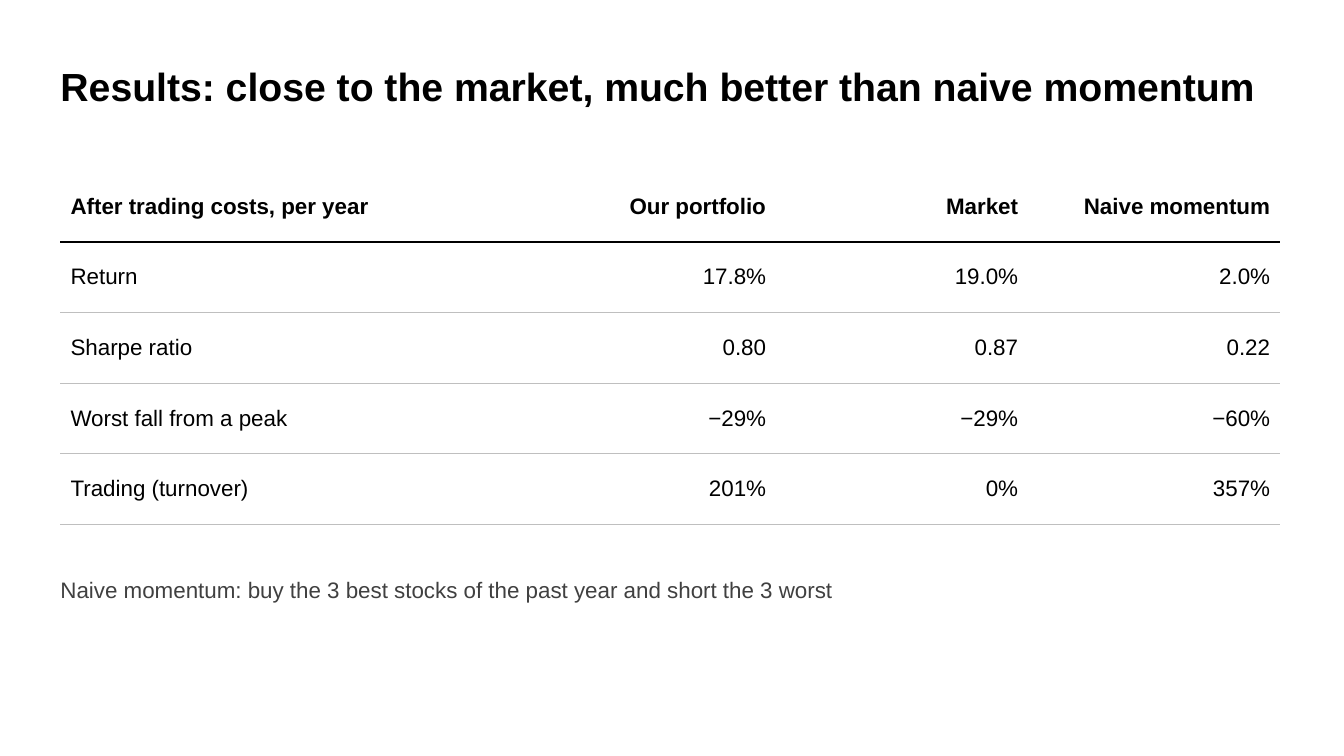
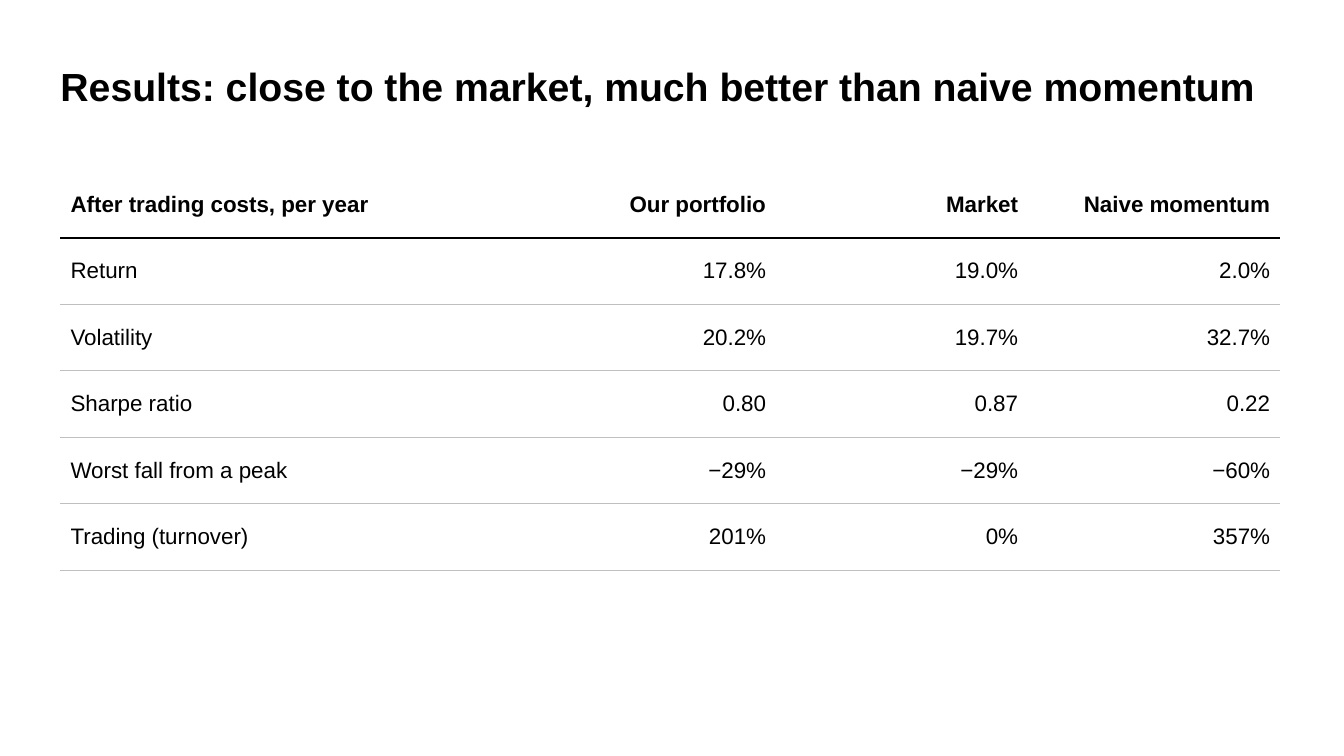
Before and after one commit to mateopreve-dev/quant-finance-project, a slide deck: slide 5 of slides/Project4_MomentumBL.pptx (slide 4 before the commit). Drawn at 1344x756 pixels with LibreOffice and Linux fonts; fonts in the diff are those of the drawing. Boxes give left, top, right and bottom in pixels: in the first picture for what was removed or moved away, otherwise in the second. Text is boxed around its words. In the diff, an @@ line names an element or a change of style, - is before the commit and + after.

```diff
--- a/slides/Project4_MomentumBL.pptx
+++ b/slides/Project4_MomentumBL.pptx
@@ table at (60, 171, 1280, 553) @@
+row 3: Volatility | 20.2% | 19.7% | 32.7%
@@ text removed at (60, 581, 832, 603) @@
-Naive momentum: buy the 3 best stocks of the past year and short the 3 worst
```
Also in this commit, not shown: 2 other slides changed, 3 slides added, 2 slides removed, 2 other files.
